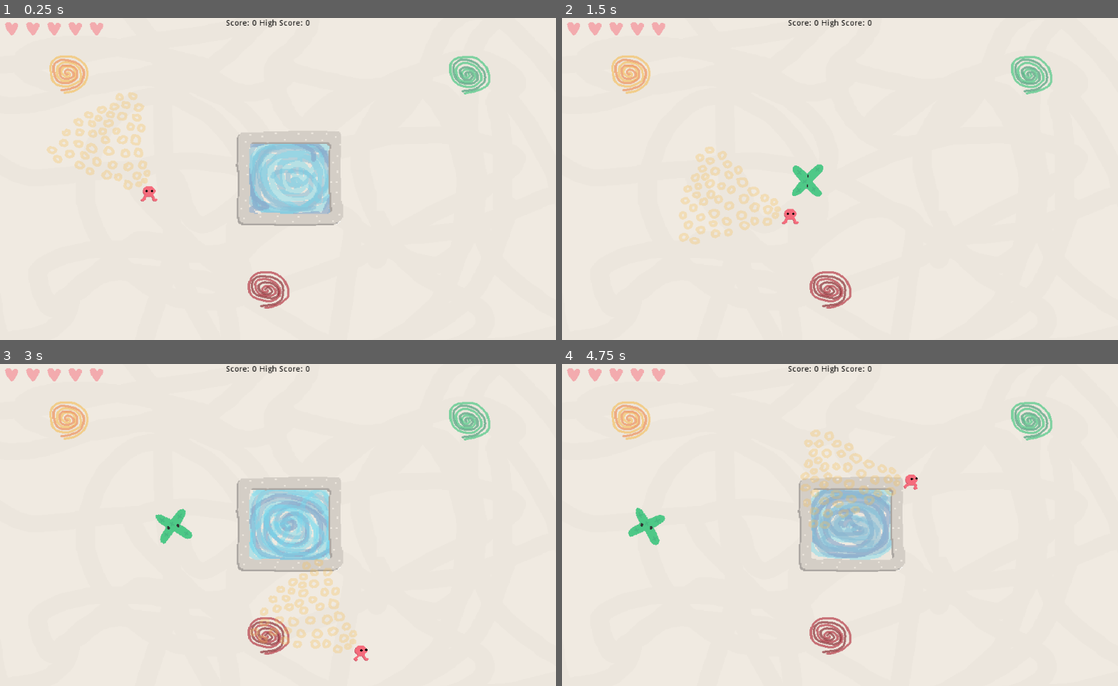
Above: before the commit, frames 1-4 (two rows, left to right).
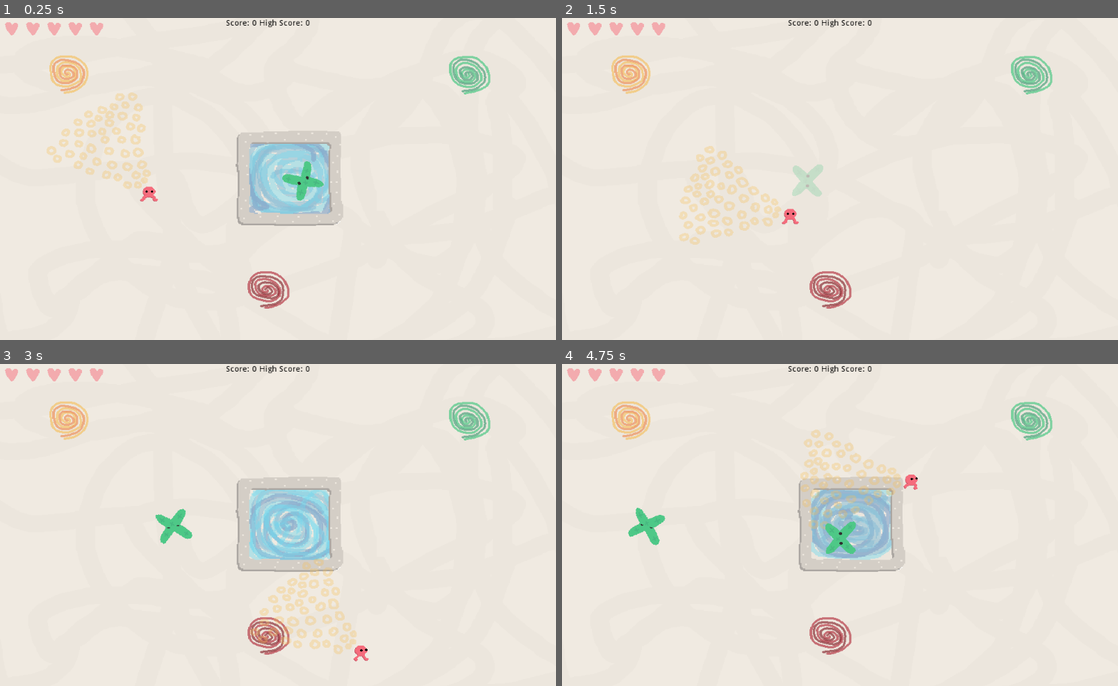
Above: after the commit, the same moments.

Repository: colinkarpfinger/HalfLife3
Game: Godot game, scene res://Scenes/Main.tscn
Same seed, same stepped clock (60 frames per second), same inputs: the game is played once before the commit and once after it. Sound files missing from this copy of the repository are replaced by a short silence.
Inputs (mouse positions are in pixels of both pictures, inside the frame that each line leads up to):
- Up to frame 1 (0.25 s): no input
- Up to frame 2 (1.5 s): move the mouse to (845, 27) at 0.52 s; press the mouse at (845, 27) at 0.53 s; hold D (move_right) 0.53-1.28 s; move the mouse to (728, 198) at 1.27 s; release the mouse at (728, 198) at 1.28 s; hold S (move_down) from 1.28 s (still down); click (728, 198) at 1.35 s
- Up to frame 3 (3 s): move the mouse to (333, 454) at 2.02 s; release S (move_down) at 2.03 s; press the mouse at (333, 454) at 2.03 s; hold D (move_right) 2.03-2.78 s; move the mouse to (250, 592) at 2.77 s; release the mouse at (250, 592) at 2.78 s; hold W (move_up) from 2.78 s (still down); click (250, 592) at 2.85 s
- Up to frame 4 (4.75 s): move the mouse to (1006, 576) at 3.52 s; release W (move_up) at 3.53 s; press the mouse at (1006, 576) at 3.53 s; hold A (move_left) from 3.53 s (still down); move the mouse to (673, 476) at 4.27 s; release the mouse at (673, 476) at 4.28 s; click (673, 476) at 4.35 s

The runs differ from the first frame. In frame 1, 0.7% of the frame differs, in the area x 8-59%, y 23-58%; in frame 2, 0.6%; in frame 3, 0.3%; in frame 4, 0.7%.

Commit message:
caused particle accelaration to increase slightly over time

Diff:
--- a/ParticleTesting/Scripts/Main.gd
+++ b/ParticleTesting/Scripts/Main.gd
@@ -1,6 +1,6 @@
 extends Node2D
 
-
+var sceneLoadTime = 0
 # Declare member variables here. Examples:
 # var a = 2
 # var b = "text"
@@ -8,6 +8,7 @@
 
 # Called when the node enters the scene tree for the first time.
 func _ready():
+	sceneLoadTime = OS.get_ticks_msec()
 	pass
 
 
--- a/ParticleTesting/Scripts/Particle.gd
+++ b/ParticleTesting/Scripts/Particle.gd
@@ -18,6 +18,8 @@
 export (float) var accelMultiplier = 1
 export (float) var wrongColorDamageReduce = .3
 export (float) var childSpawnAccel = 1
+export (float) var msTillAccelIncrease = 20000
+export (float) var accelIncreaseBy = .005
 
 
 
@@ -30,6 +32,7 @@
 var decayOffset = 80
 var emittingParticles = false
 var gradualAccel = .05
+var sceneLoadTime = 0
 
 var health : float = startingHealth
 var shakeVec : Vector2 = Vector2(0, 0)
@@ -80,6 +83,7 @@
 
 # Called when the node enters the scene tree for the first time.
 func _ready():
+	sceneLoadTime = get_node("../../../Main").sceneLoadTime
 	$CPUParticles2D.emitting = false
 	startingHealth *= globalScales[decayLevel - 1]
 	health = startingHealth
@@ -93,7 +97,7 @@
 
 func _process(_delta):
 	if state == states.ACTIVE:
-		visible = true
+		modulate.a = 1
 		if decayLevel < 4:
 			health -= 1
 		var healthFracCompl = 1 - max(0, health/startingHealth)
@@ -108,7 +112,10 @@
 		animatedSprite.offset = shakeVec
 		sprite.offset = shakeVec
 	if state == states.INACTIVE:
-		visible = OS.get_ticks_msec() % 500 < 250
+		if OS.get_ticks_msec() % 500 < 250:
+			modulate.a = .25
+		else:
+			modulate.a = 1
 
 
 
@@ -137,7 +144,10 @@
 
 	if state == states.ACTIVE and health <= 0:  #and rand_range(0, 100 / _delta) <= 1:
 		decay()
-	linear_velocity += linear_velocity.normalized() * gradualAccel * accelMultiplier
+	var timeSinceLoad = OS.get_ticks_msec() - sceneLoadTime
+	var accelAdded = accelIncreaseBy * floor(timeSinceLoad / msTillAccelIncrease) + gradualAccel
+	print(accelAdded)
+	linear_velocity += linear_velocity.normalized() * (accelAdded) * accelMultiplier
 	linear_velocity = linear_velocity.clamped(max_speed)
 
 
--- a/ParticleTesting/Subscenes/Particles/Green.tscn
+++ b/ParticleTesting/Subscenes/Particles/Green.tscn
@@ -51,7 +51,6 @@
 linear_damp = 0.0
 angular_damp = 0.0
 script = ExtResource( 2 )
-collisionSpeedUp = 25.0
 slowedDamp = 3.0
 max_speed = 100.0
 startingHealth = 300.0
@@ -69,6 +68,7 @@
 [node name="AnimatedSprite" type="AnimatedSprite" parent="Sprites"]
 frames = SubResource( 5 )
 animation = "blink"
+frame = 2
 playing = true
 script = ExtResource( 6 )
 
--- a/ParticleTesting/Subscenes/Player.tscn
+++ b/ParticleTesting/Subscenes/Player.tscn
@@ -159,7 +159,7 @@
 
 [node name="AnimatedSprite" type="AnimatedSprite" parent="."]
 frames = SubResource( 12 )
-frame = 2
+frame = 3
 speed_scale = 2.0
 playing = true
 
@@ -185,7 +185,6 @@
 scale = Vector2( 0.5, 0.5 )
 frames = SubResource( 26 )
 animation = "yellow"
-frame = 1
 speed_scale = 1.636
 playing = true
 
